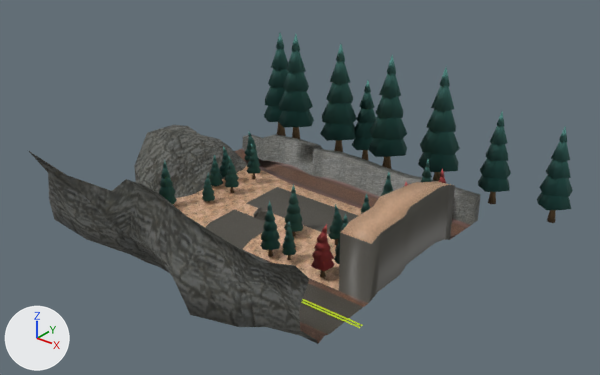
What one commit did to the glTF model terraindata/area1.glb.
Rendered twice from a 50 mm lens placed at (321.0, -335.0, 245.0), pointed at (38.0, 19.0, 26.0). Arrows for +X, +Y and +Z are at lower left; the lights stay in place. The first picture is the older version. Where no turn or scale is listed for an object, it has been applied to the vertices. Vertices at exactly the same position are counted once.
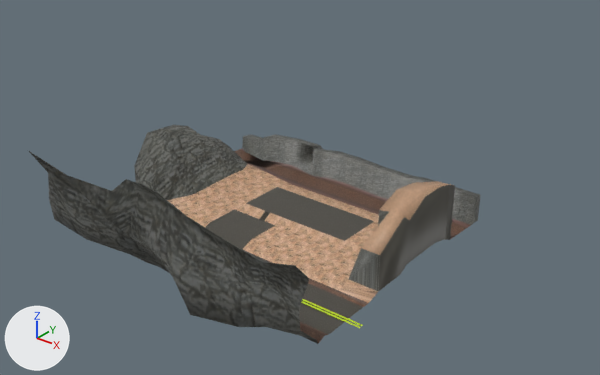
Where the change shows, as pixel boxes (x1, y1, x2, y2) in the pictures (600 x 375 px; the box of a moved part takes in the faces that stretch with it):
'Lowpoly_Pine_01_Green.008', deleted (cyan)
    before: (418, 67, 460, 181)
'Lowpoly_Pine_01_Green.012', deleted (cyan)
    before: (368, 55, 407, 169)
'Lowpoly_Pine_01_Green.007', deleted (cyan)
    before: (320, 44, 357, 152)
'Lowpoly_Pine_01_Green.011', deleted (cyan)
    before: (278, 34, 314, 139)
'Lowpoly_Pine_01_Green.014', deleted (cyan)
    before: (537, 126, 573, 223)
'Lowpoly_Pine_01_Green.013', deleted (cyan)
    before: (478, 112, 511, 204)
'Lowpoly_Pine_01_Green.016', deleted (cyan)
    before: (264, 33, 289, 136)
'Lowpoly_Pine_01_Green.017', deleted (cyan)
    before: (352, 80, 376, 160)
'Lowpoly_Pine_03_Blue.001', deleted (red)
    before: (311, 224, 335, 278)
'Lowpoly_Pine_01_Green.004', deleted
    before: (260, 201, 280, 257)
'Lowpoly_Pine_01_Green.006', deleted (green)
    before: (284, 184, 303, 237)
'Lowpoly_Pine_01_Green.001', deleted
    before: (159, 159, 177, 204)
'Lowpoly_Pine_01_Green.005', deleted
    before: (282, 222, 296, 260)
'Lowpoly_Pine_03_Green.004', deleted
    before: (328, 204, 343, 245)
'Lowpoly_Pine_03_Green.003', deleted
    before: (225, 157, 239, 193)
'Lowpoly_Pine_03_Green.007', deleted
    before: (247, 143, 261, 179)
'Lowpoly_Pine_03_Green.010', deleted
    before: (209, 155, 223, 187)
'Lowpoly_Pine_03_Green', deleted
    before: (202, 173, 215, 202)
'Lowpoly_Pine_03_Green.008', deleted
    before: (220, 146, 229, 177)
'Lowpoly_Pine_01_Green.003', deleted
    before: (334, 214, 348, 264)
'Lowpoly_Pine_03_Green.006', deleted
    before: (244, 132, 258, 161)
'Lowpoly_Pine_01_Green.010', deleted
    before: (421, 160, 432, 182)
'Cube.001', reshaped
    before: (254, 206, 267, 221)
    after: (260, 211, 270, 221)
'Lowpoly_Pine_01_Green.018', deleted
    before: (381, 172, 393, 196)
'Lowpoly_Pine_01_Green.009', deleted
    before: (361, 193, 370, 214)
'Lowpoly_Pine_03_Blue.005', deleted (mostly hidden)
    before: (438, 169, 446, 183)
part 1 of me_cube_005, added
    after: (260, 211, 270, 221)
part 2 of me_cube_005, deleted
    before: (255, 209, 267, 221)
part 3 of me_test_ground_cube_001, moved or reshaped
    both: (339, 190, 425, 303)

Edits to the bpy script that builds the scene:
```text
Change me_test_ground_cube_001:
    remove me_test_ground_cube_001.from_pydata(...)  # 350 vertices, 630 faces; spans x -90.0..129.0, y -61.0..128.0, z -10.0..59.0
    add me_test_ground_cube_001.from_pydata(...)  # 348 vertices, 626 faces; spans x -90.0..129.0, y -61.0..128.0, z -10.0..59.0
    me_test_ground_cube_001 part 3
    4 vertices are removed from x 100.0..120.0, y 6.0..15.0, z 34.0..37.0
    13 faces are deleted
    3 vertices move from x 100.0..119.0, y 37.0..43.0, z 37.0..41.0 to x 100.0..119.0, y 37.0..43.0, z 32.0..37.0
    2 vertices are added at (120.0, 15.0, 24.0), (108.0, 15.0, 24.0)
    1 new face joins them, mat_road (picture img_gravel)
    4 new faces join them, mat_main_dirt (picture img_random_dirt_63)
    4 new faces join them, mat_wall (picture img_25)
Change me_cube_005:
    remove me_cube_005.from_pydata(...)  # 70 vertices, 128 faces; spans x -0.49..9.66, y -3.59..2.59, z -2.9..2.84
    add me_cube_005.from_pydata(...)  # 134 vertices, 252 faces; spans x 4.01..8.03, y -3.39..2.76, z -2.5..0.92
    me_cube_005 part 1: 134 vertices added at x 4.01..8.03, y -3.39..2.76, z -2.5..0.92
    me_cube_005 part 2: 54 vertices removed from x 0.45..9.09, y -3.59..2.55, z -2.64..0.91
    other edits to the shape of me_cube_005 do not show in these pictures
Remove ob_lowpoly_pine_03_green:
    ob_lowpoly_pine_03_green = bpy.data.objects.new('Lowpoly_Pine_03_Green', me_cylinder_015)
Remove ob_lowpoly_pine_01_green_004:
    ob_lowpoly_pine_01_green_004 = bpy.data.objects.new('Lowpoly_Pine_01_Green.004', me_cylinder_006)
Remove ob_lowpoly_pine_01_green_006:
    ob_lowpoly_pine_01_green_006 = bpy.data.objects.new('Lowpoly_Pine_01_Green.006', me_cylinder_008)
Remove ob_lowpoly_pine_03_green_003:
    ob_lowpoly_pine_03_green_003 = bpy.data.objects.new('Lowpoly_Pine_03_Green.003', me_cylinder_013)
Remove ob_lowpoly_pine_01_green_011:
    ob_lowpoly_pine_01_green_011 = bpy.data.objects.new('Lowpoly_Pine_01_Green.011', me_cylinder_033)
Remove ob_lowpoly_pine_01_green_012:
    ob_lowpoly_pine_01_green_012 = bpy.data.objects.new('Lowpoly_Pine_01_Green.012', me_cylinder_034)
Remove ob_lowpoly_pine_01_green_013:
    ob_lowpoly_pine_01_green_013 = bpy.data.objects.new('Lowpoly_Pine_01_Green.013', me_cylinder_035)
Remove ob_lowpoly_pine_03_green_006:
    ob_lowpoly_pine_03_green_006 = bpy.data.objects.new('Lowpoly_Pine_03_Green.006', me_cylinder_036)
Remove ob_lowpoly_pine_03_green_007:
    ob_lowpoly_pine_03_green_007 = bpy.data.objects.new('Lowpoly_Pine_03_Green.007', me_cylinder_037)
Remove ob_lowpoly_pine_03_green_008:
    ob_lowpoly_pine_03_green_008 = bpy.data.objects.new('Lowpoly_Pine_03_Green.008', me_cylinder_038)
Remove ob_lowpoly_pine_01_green_007:
    ob_lowpoly_pine_01_green_007 = bpy.data.objects.new('Lowpoly_Pine_01_Green.007', me_cylinder_009)
Remove ob_lowpoly_pine_01_green_008:
    ob_lowpoly_pine_01_green_008 = bpy.data.objects.new('Lowpoly_Pine_01_Green.008', me_cylinder_012)
Remove ob_lowpoly_pine_01_green_014:
    ob_lowpoly_pine_01_green_014 = bpy.data.objects.new('Lowpoly_Pine_01_Green.014', me_cylinder_014)
Remove ob_lowpoly_pine_01_green_016:
    ob_lowpoly_pine_01_green_016 = bpy.data.objects.new('Lowpoly_Pine_01_Green.016', me_cylinder_019)
Remove ob_lowpoly_pine_01_green_017:
    ob_lowpoly_pine_01_green_017 = bpy.data.objects.new('Lowpoly_Pine_01_Green.017', me_cylinder_026)
Remove ob_lowpoly_pine_03_green_010:
    ob_lowpoly_pine_03_green_010 = bpy.data.objects.new('Lowpoly_Pine_03_Green.010', me_cylinder_028)
Remove ob_lowpoly_pine_01_green_001:
    ob_lowpoly_pine_01_green_001 = bpy.data.objects.new('Lowpoly_Pine_01_Green.001', me_cylinder_027)
Remove ob_lowpoly_pine_03_green_004:
    ob_lowpoly_pine_03_green_004 = bpy.data.objects.new('Lowpoly_Pine_03_Green.004', me_cylinder_001)
Remove ob_lowpoly_pine_03_blue_005:
    ob_lowpoly_pine_03_blue_005 = bpy.data.objects.new('Lowpoly_Pine_03_Blue.005', me_cylinder_018)
Remove ob_lowpoly_pine_03_blue_001:
    ob_lowpoly_pine_03_blue_001 = bpy.data.objects.new('Lowpoly_Pine_03_Blue.001', me_cylinder_040)
Remove ob_lowpoly_pine_01_green_018:
    ob_lowpoly_pine_01_green_018 = bpy.data.objects.new('Lowpoly_Pine_01_Green.018', me_cylinder_041)
Remove ob_lowpoly_pine_01_green_010:
    ob_lowpoly_pine_01_green_010 = bpy.data.objects.new('Lowpoly_Pine_01_Green.010', me_cylinder_042)
Remove ob_lowpoly_pine_01_green_009:
    ob_lowpoly_pine_01_green_009 = bpy.data.objects.new('Lowpoly_Pine_01_Green.009', me_cylinder_043)
Remove ob_lowpoly_pine_01_green_005:
    ob_lowpoly_pine_01_green_005 = bpy.data.objects.new('Lowpoly_Pine_01_Green.005', me_cylinder_044)
Remove ob_lowpoly_pine_01_green_003:
    ob_lowpoly_pine_01_green_003 = bpy.data.objects.new('Lowpoly_Pine_01_Green.003', me_cylinder_045)
```
